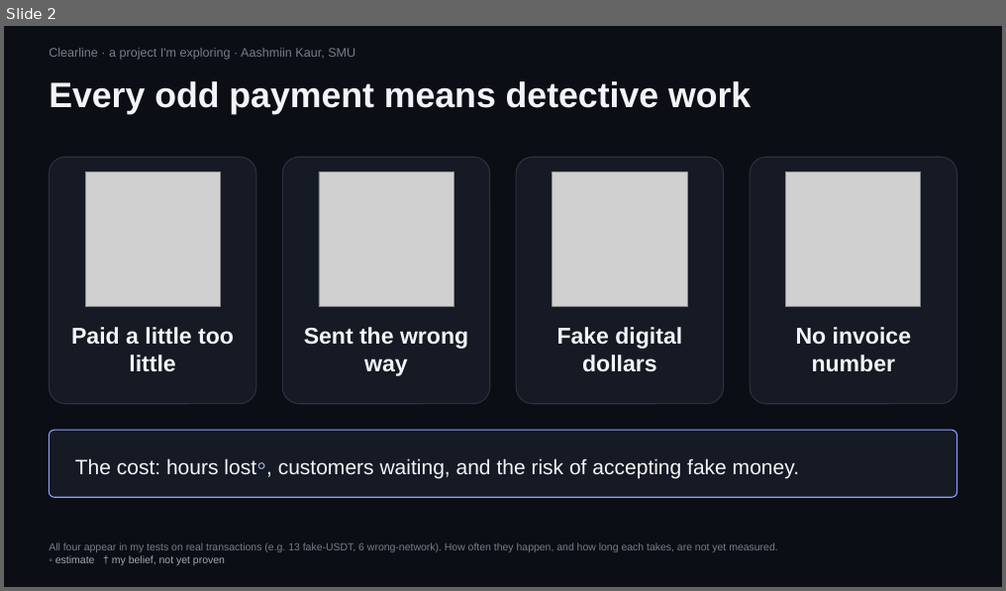
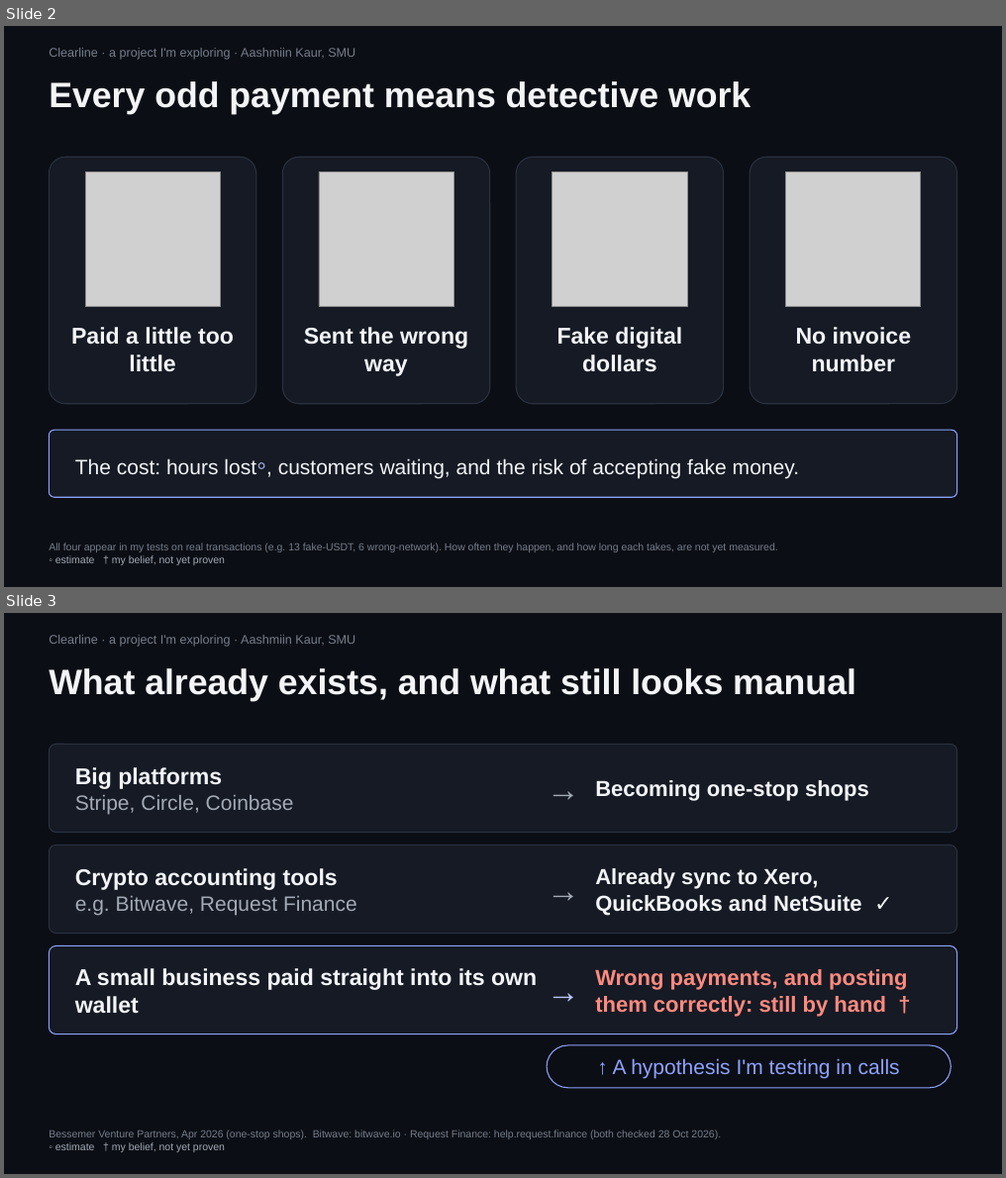
Before and after one commit to trysarathy/investigation-desk, a slide deck: pitch/Clearline_Mentor_Brief_6.pptx. Shown one above the other, each under a label of ours: slide 2 before the commit, slides 2 and 3 after it. The pictures are 1006x591 and 1006x1178 pixels, drawn with LibreOffice and Linux fonts; fonts in the diff are those of the drawing; grey boxes stand for pictures. Boxes give left, top, right and bottom in pixels: in the first picture for what was removed or moved away, otherwise in the second. Text is boxed around its words. In the diff, an @@ line names an element or a change of style, - is before the commit and + after.

```diff
--- a/pitch/Clearline_Mentor_Brief_6.pptx
+++ b/pitch/Clearline_Mentor_Brief_6.pptx
@@ slide 3 added at (4, 613, 1002, 1174), background #0B0E14 @@
@@ text added at (49, 635, 355, 647), 12 pt, text #767E8C @@
+Clearline · a project I'm exploring · Aashmiin Kaur, SMU
@@ text added at (49, 668, 856, 701), 34 pt, text #F2F4F7, bold @@
+What already exists, and what still looks manual
@@ rounded rectangle added at (49, 744, 957, 833), fill #151A24, outline #2A3140 1 pt @@
@@ text added at (547, 744, 592, 833), 32 pt, text #A3AAB6 @@
+→
@@ text added at (75, 767, 294, 814), 20 pt, text #A3AAB6 @@
+Big platforms
+Stripe, Circle, Coinbase
@@ text added at (595, 780, 869, 801), 21 pt, text #F2F4F7, bold @@
+Becoming one-stop shops
@@ rounded rectangle added at (49, 845, 957, 934), fill #151A24, outline #2A3140 1 pt @@
@@ text added at (547, 845, 592, 934), 32 pt, text #A3AAB6 @@
+→
@@ text added at (75, 868, 357, 915), 20 pt, text #A3AAB6 @@
+Crypto accounting tools
+e.g. Bitwave, Request Finance
@@ text added at (595, 868, 861, 916), 21 pt, text #F2F4F7, bold @@
+Already sync to Xero, QuickBooks and NetSuite ✓
@@ rounded rectangle added at (49, 947, 957, 1035), fill #151A24, outline #8EA2FF 1 pt @@
@@ text added at (75, 968, 537, 1014), 22 pt, text #F2F4F7, bold @@
+A small business paid straight into its own wallet
@@ text added at (547, 947, 592, 1035), 32 pt, text #B9C6FF @@
+→
@@ text added at (595, 969, 908, 1017), 21 pt, text #FF8A7F, bold @@
+Wrong payments, and posting them correctly: still by hand †
@@ rounded rectangle added at (547, 1046, 951, 1088), fill #0B0E14, outline #8EA2FF 1 pt @@
@@ text added at (613, 1059, 900, 1079), 20 pt, text #8EA2FF @@
+↑ A hypothesis I'm testing in calls
@@ text added at (49, 1130, 721, 1153), 10 pt, text #767E8C @@
+Bessemer Venture Partners, Apr 2026 (one-stop shops). Bitwave: bitwave.io · Request Finance: help.request.finance (both checked 28 Oct 2026).
+◦ estimate † my belief, not yet proven
```
Also in this commit, not shown: 1 slide changed, 1 other slide added, 2 slides removed, 8 other files.
